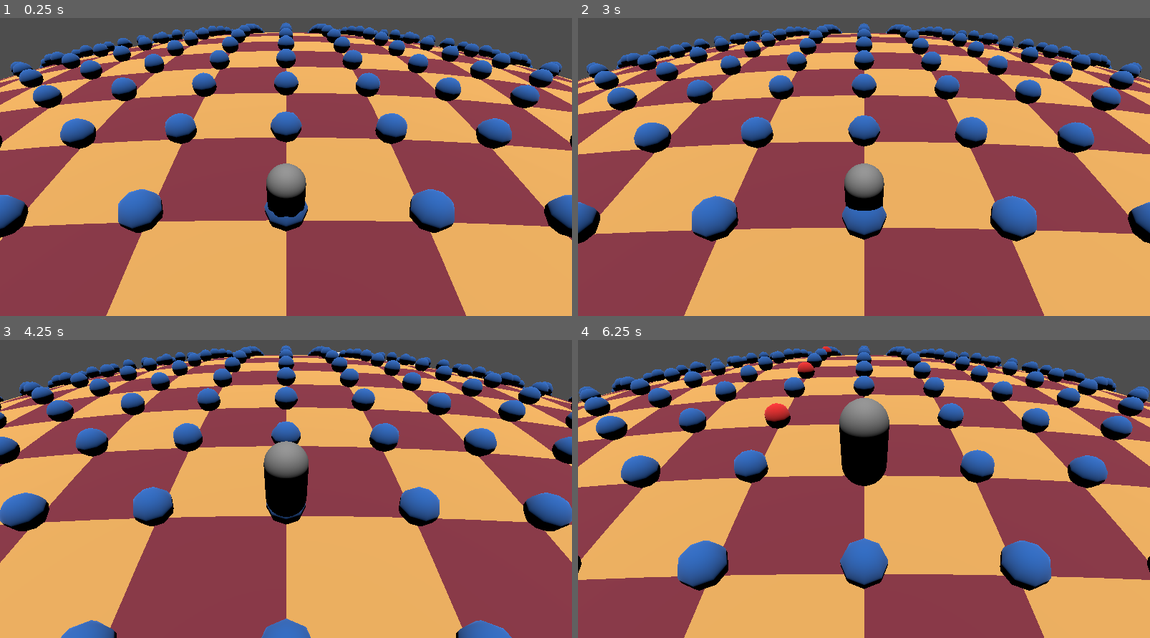
Above: before the commit, frames 1-4 (two rows, left to right).
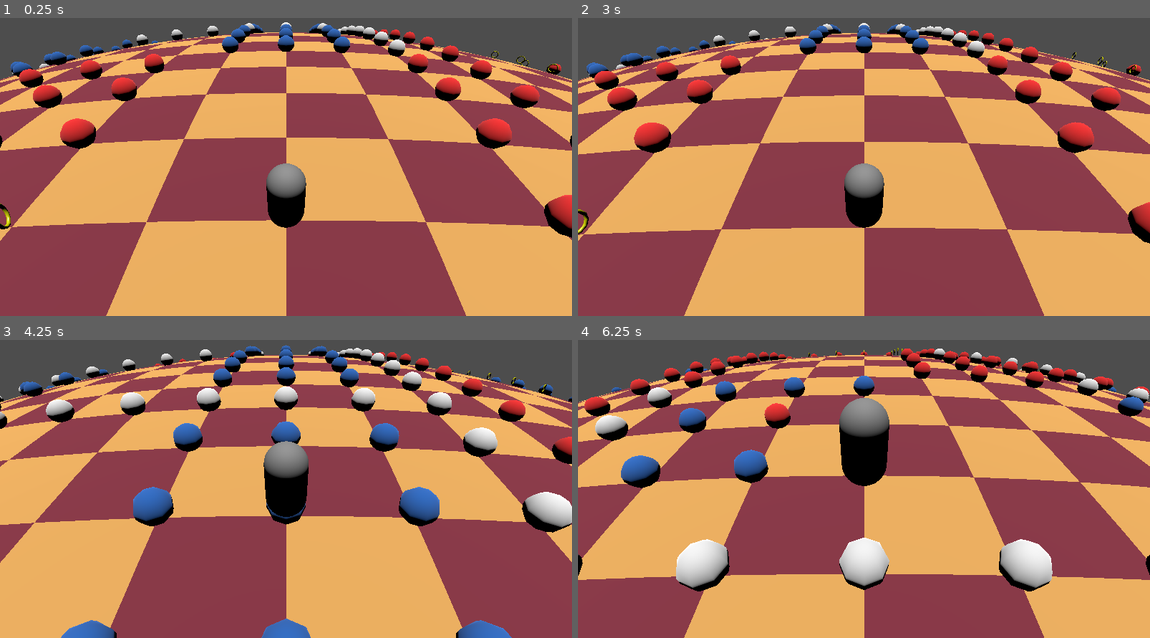
Above: after the commit, the same moments.

Repository: skirlez/gbs
Game: Godot game, scene res://main.tscn
Same seed, same stepped clock (60 frames per second), same inputs: the game is played once before the commit and once after it. Sound files missing from this copy of the repository are replaced by a short silence.
Inputs:
- Up to frame 1 (0.25 s): no input
- Up to frame 2 (3 s): hold Right (rotate_right) 0.53-1.28 s; tap E (advance) every 0.75 s from 0.6 to 2.85 s; tap Space (jump) at 0.77, 1.52 s; hold Left (rotate_left) 1.28-2.03 s; hold Right (rotate_right) from 2.03 s (still down)
- Up to frame 3 (4.25 s): tap Space (jump) at 3.02, 3.77 s; release Right (rotate_right) at 3.53 s; hold Left (rotate_left) from 3.53 s (still down); tap E (advance) at 3.6 s
- Up to frame 4 (6.25 s): tap E (advance) at 4.35, 5.1, 5.85 s; tap Space (jump) at 4.52, 6.02 s; release Left (rotate_left) at 5.78 s; hold Right (rotate_right) from 5.78 s (still down)

The runs differ from the first frame. In frame 1, 10% of the frame differs, in the area x 0-100%, y 1-74%; in frame 2, 11%, in the area x 0-100%, y 1-76%; in frame 3, 7.3%; in frame 4, 9.9%.

Commit message:
update actions

Diff:
--- a/level_objects.gd
+++ b/level_objects.gd
@@ -2305,24 +2305,24 @@
 2,2,2,2,0,3,4,2,2,2,0,0,0,0,0,2,
 2,2,2,2,2,2,2,2,2,2,2,0,0,0,2,2,
 ],
- [
- 3,3,3,3,3,3,3,3,3,3,3,3,3,3,1,3,
- 3,3,3,3,3,3,3,3,3,3,3,3,3,3,1,1,
- 3,3,3,3,3,3,3,3,3,3,3,3,3,3,3,3,
- 3,3,3,3,3,3,3,3,3,3,3,3,3,3,3,3,
- 3,3,3,3,3,3,3,3,3,3,3,3,3,3,3,3,
- 3,3,3,3,3,3,3,3,3,3,3,3,3,3,3,3,
- 3,3,3,3,3,3,3,3,3,3,3,3,3,3,3,3,
- 3,3,3,3,3,3,3,3,3,3,3,3,3,3,3,3,
- 3,3,3,3,3,3,3,3,3,3,3,3,3,3,3,3,
- 3,3,3,3,3,3,3,3,3,3,3,3,3,3,3,3,
- 3,3,3,3,3,3,3,3,3,3,3,3,3,3,3,3,
- 3,3,3,3,3,3,3,3,3,3,3,3,3,3,3,3,
- 3,3,3,3,3,3,3,3,3,3,3,3,3,3,3,3,
- 3,3,3,3,3,3,3,3,3,3,3,3,3,3,3,3,
- 3,3,3,3,3,3,3,3,3,3,3,3,3,3,3,3,
- 3,3,3,3,3,3,3,3,3,3,3,3,3,3,3,3,
- ]
+ # [
+ # 3,3,3,3,3,3,3,3,3,3,3,3,3,3,1,3,
+ # 3,3,3,3,3,3,3,3,3,3,3,3,3,3,1,1,
+ # 3,3,3,3,3,3,3,3,3,3,3,3,3,3,3,3,
+ # 3,3,3,3,3,3,3,3,3,3,3,3,3,3,3,3,
+ # 3,3,3,3,3,3,3,3,3,3,3,3,3,3,3,3,
+ # 3,3,3,3,3,3,3,3,3,3,3,3,3,3,3,3,
+ # 3,3,3,3,3,3,3,3,3,3,3,3,3,3,3,3,
+ # 3,3,3,3,3,3,3,3,3,3,3,3,3,3,3,3,
+ # 3,3,3,3,3,3,3,3,3,3,3,3,3,3,3,3,
+ # 3,3,3,3,3,3,3,3,3,3,3,3,3,3,3,3,
+ # 3,3,3,3,3,3,3,3,3,3,3,3,3,3,3,3,
+ # 3,3,3,3,3,3,3,3,3,3,3,3,3,3,3,3,
+ # 3,3,3,3,3,3,3,3,3,3,3,3,3,3,3,3,
+ # 3,3,3,3,3,3,3,3,3,3,3,3,3,3,3,3,
+ # 3,3,3,3,3,3,3,3,3,3,3,3,3,3,3,3,
+ # 3,3,3,3,3,3,3,3,3,3,3,3,3,3,3,3,
+ # ]
 ]
 
 var instances = []
@@ -2341,8 +2341,8 @@
 		arr.fill(null)
 
 	for k in 4:
-		#var lvl = levels[RandomNumberGenerator.new().randi_range(0, len(levels) - 1)]
-		var lvl = levels[len(levels) - 1]
+		var lvl = levels[RandomNumberGenerator.new().randi_range(0, len(levels) - 1)]
+		#var lvl = levels[len(levels) - 1]
 		for i in PATTERN_SIZE:
 			for j in PATTERN_SIZE:
 				var obj = lvl[i * PATTERN_SIZE + j]
Not shown, changed: .github/workflows/pages.yaml
